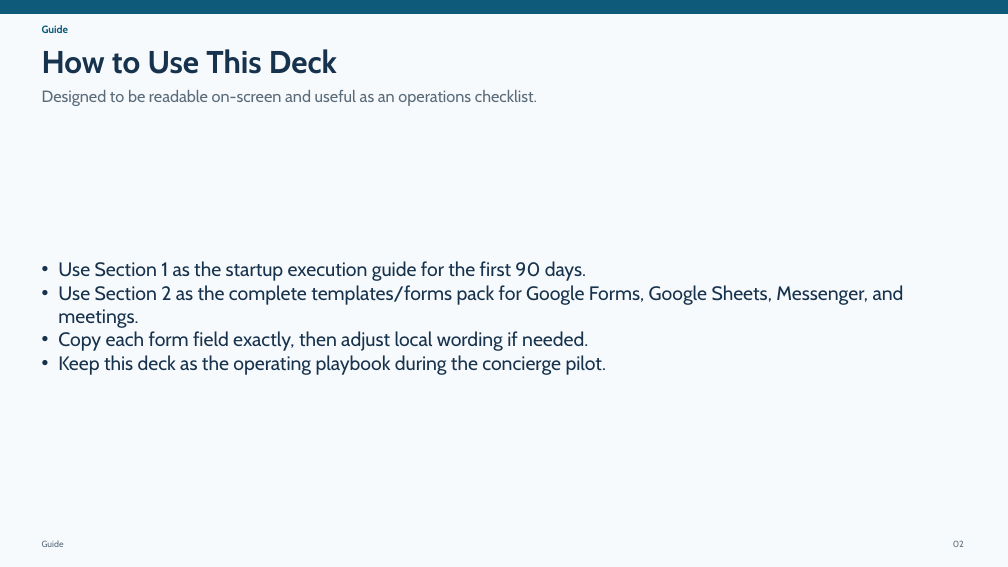
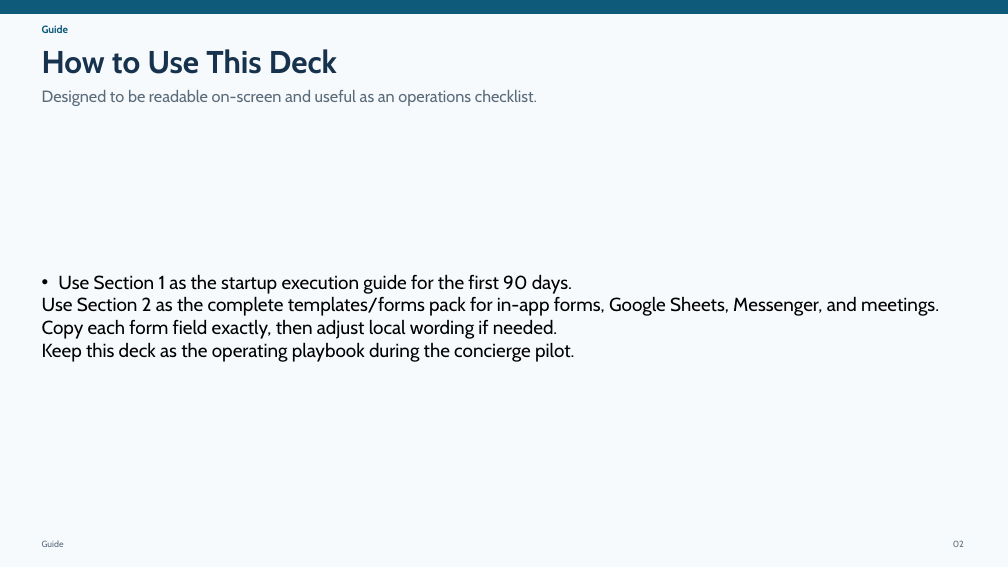
Before and after one commit to jmaeacido/jmaeacido.github.io, a slide deck: slide 2 of mockups/kaila-marketplace/presentation/KAILA_Detailed_To_Do_List_with_Templates_and_Forms_Presentation.pptx. Drawn at 1008x567 pixels with LibreOffice and Linux fonts; fonts in the diff are those of the drawing. Boxes give left, top, right and bottom in pixels: in the first picture for what was removed or moved away, otherwise in the second. Text is boxed around its words. In the diff, an @@ line names an element or a change of style, - is before the commit and + after.

```diff
--- a/mockups/kaila-marketplace/presentation/KAILA_Detailed_To_Do_List_with_Templates_and_Forms_Presentation.pptx
+++ b/mockups/kaila-marketplace/presentation/KAILA_Detailed_To_Do_List_with_Templates_and_Forms_Presentation.pptx
@@ text at box(42, 296, 939, 316): text changed; size 18.5 to 18 pt; text colour #17324D to #000000 @@
-• Use Section 2 as the complete templates/forms pack for Google Forms, Google Sheets, Messenger, and meetings.
+Use Section 2 as the complete templates/forms pack for in-app forms, Google Sheets, Messenger, and meetings.
@@ text at box(42, 274, 574, 362): size 18.5 to 18 pt, text colour #17324D to #000000 in "Use Section 1 as the startup execution ...", "Copy each form field exactly, then adjust ...", "Keep this deck as the operating playbook ..."; bullet • to none @@
```
Also in this commit, not shown: 4 other slides changed, 5 other files.
